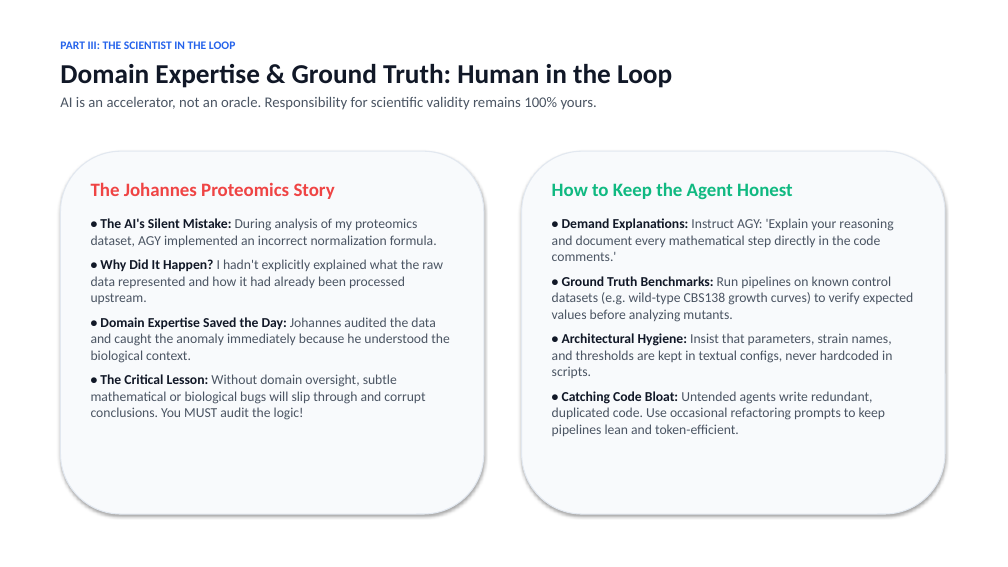
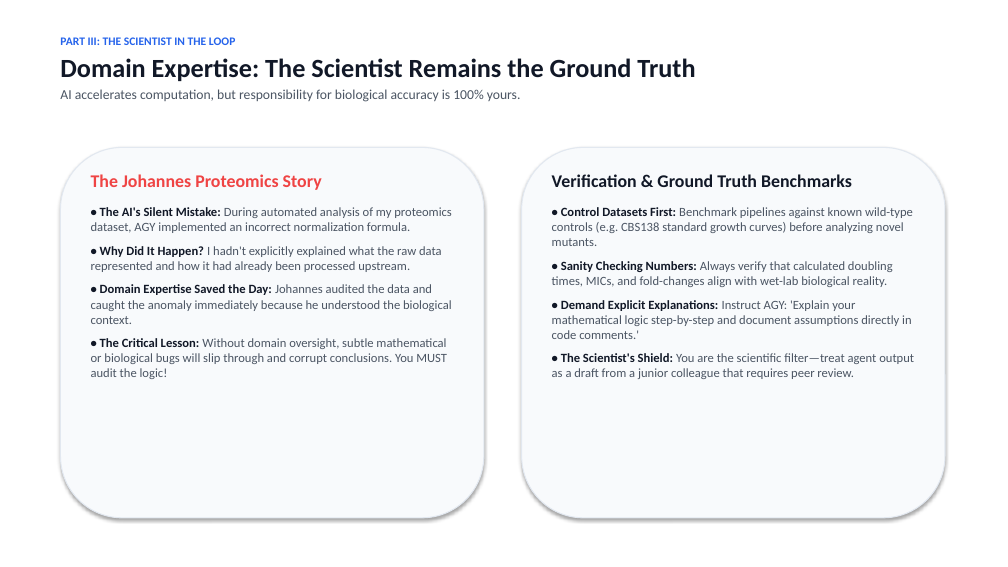
Before and after one commit to berman-lab/antigravity-intoduction-presentation, a slide deck: slide 12 of antigravity_lab_presentation.pptx (slide 10 before the commit). Drawn at 1008x567 pixels with LibreOffice and Linux fonts; fonts in the diff are those of the drawing. Boxes give left, top, right and bottom in pixels: in the first picture for what was removed or moved away, otherwise in the second. Text is boxed around its words. In the diff, an @@ line names an element or a change of style, - is before the commit and + after.

```diff
--- a/antigravity_lab_presentation.pptx
+++ b/antigravity_lab_presentation.pptx
@@ text at (60, 58, 695, 102): text changed; size 14 to 13 pt @@
-Domain Expertise & Ground Truth: Human in the Loop
-AI is an accelerator, not an oracle. Responsibility for scientific validity remains 100% yours.
+Domain Expertise: The Scientist Remains the Ground Truth
+AI accelerates computation, but responsibility for biological accuracy is 100% yours.
@@ text at (60, 37, 235, 45): less space between paragraphs @@
@@ rounded rectangle: place and size @@
-rounded rectangle at (60, 151, 484, 514)
+rounded rectangle at (60, 147, 484, 518)
@@ rounded rectangle: place and size @@
-rounded rectangle at (522, 151, 945, 514)
+rounded rectangle at (522, 147, 945, 518)
@@ text "The Johannes Proteomics Story": place and size @@
-text "The Johannes Proteomics Story" at (91, 182, 450, 420)
+text "The Johannes Proteomics Story" at (91, 174, 452, 379)
@@ text at (91, 174, 452, 379): size 18 to 17 pt in "The Johannes Proteomics Story"; size 13 to 12 pt in "• Why Did It Happen? I hadn't ...", "• Domain Expertise Saved the Day: Johannes ...", "• The Critical Lesson: Without domain oversight, ..."; less space between paragraphs @@
@@ text at (552, 174, 914, 379): text changed; size 13 to 12 pt @@
-How to Keep the Agent Honest
-• Demand Explanations: Instruct AGY: 'Explain your reasoning and document every mathematical step directly in the code comments.'
-• Ground Truth Benchmarks: Run pipelines on known control datasets (e.g. wild-type CBS138 growth curves) to verify expected values before analyzing mutants.
-• Architectural Hygiene: Insist that parameters, strain names, and thresholds are kept in textual configs, never hardcoded in scripts.
-• Catching Code Bloat: Untended agents write redundant, duplicated code. Use occasional refactoring prompts to keep pipelines lean and token-efficient.
+Verification & Ground Truth Benchmarks
+• Control Datasets First: Benchmark pipelines against known wild-type controls (e.g. CBS138 standard growth curves) before analyzing novel mutants.
+• Sanity Checking Numbers: Always verify that calculated doubling times, MICs, and fold-changes align with wet-lab biological reality.
+• Demand Explicit Explanations: Instruct AGY: 'Explain your mathematical logic step-by-step and document assumptions directly in code comments.'
+• The Scientist's Shield: You are the scientific filter—treat agent output as a draft from a junior colleague that requires peer review.
@@ text at (91, 207, 452, 233): text changed; size 13 to 12 pt @@
-• The AI's Silent Mistake: During analysis of my proteomics dataset, AGY implemented an incorrect normalization formula.
+• The AI's Silent Mistake: During automated analysis of my proteomics dataset, AGY implemented an incorrect normalization formula.
```
Also in this commit, not shown: 10 other slides changed, 17 slides added, 7 slides removed, 1 other file.
